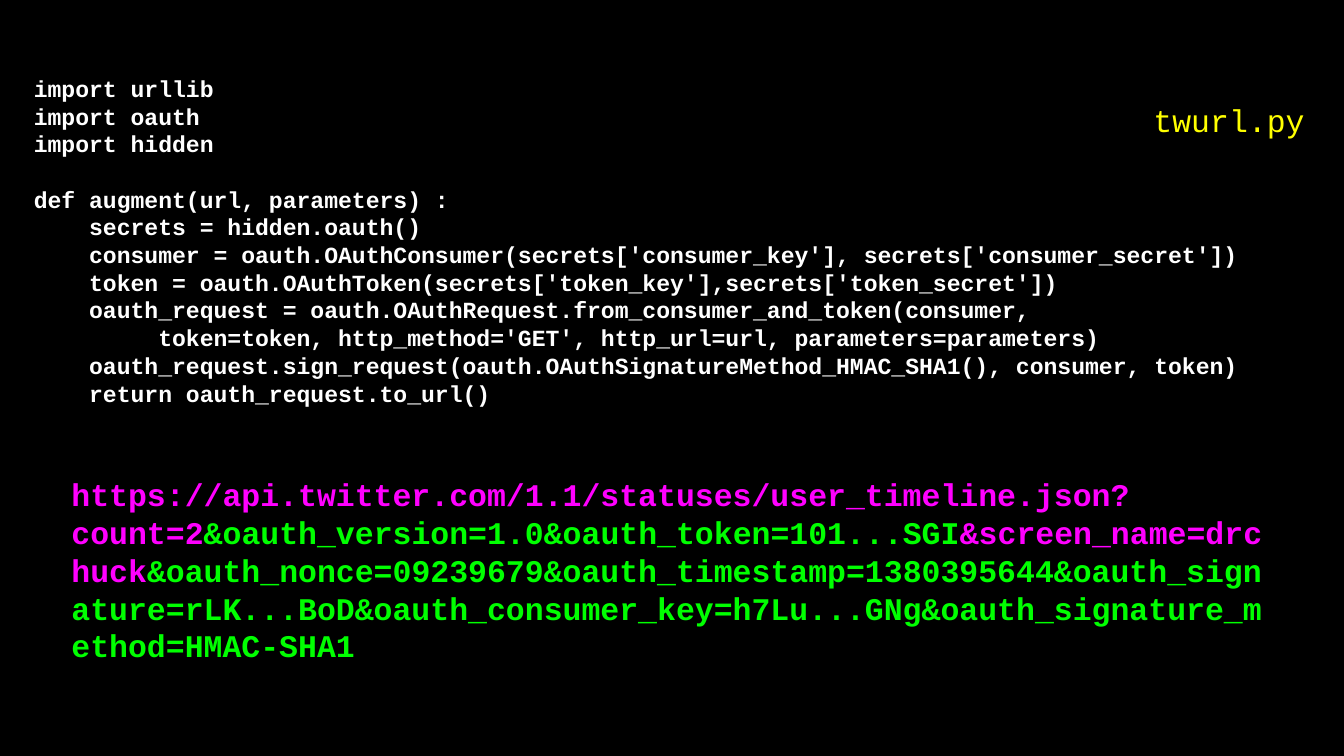
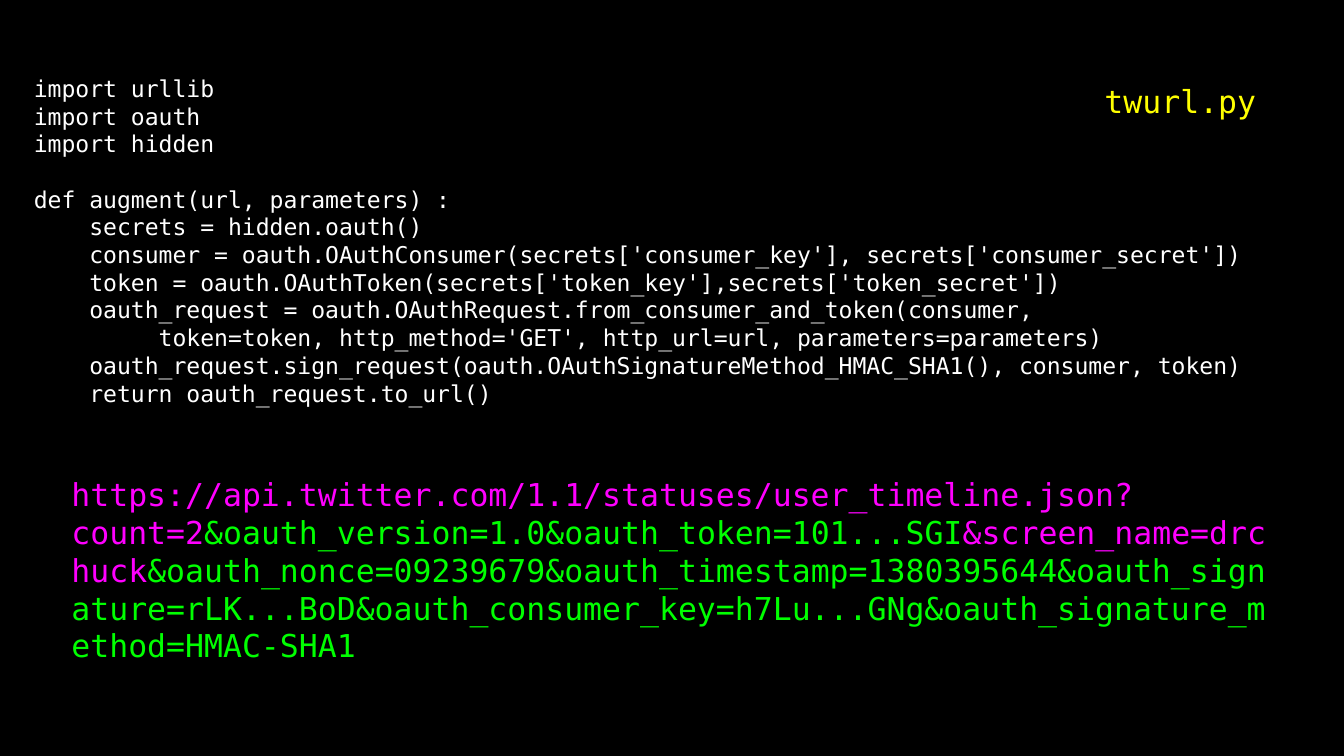
Before and after one commit to csev/py4e, a slide deck: slide 53 of lectures3/Pythonlearn-13-WebServices.pptx. Drawn at 1344x756 pixels with LibreOffice and Linux fonts; fonts in the diff are those of the drawing. Boxes give left, top, right and bottom in pixels: in the first picture for what was removed or moved away, otherwise in the second. Text is boxed around its words. In the diff, an @@ line names an element or a change of style, - is before the commit and + after.

```diff
--- a/lectures3/Pythonlearn-13-WebServices.pptx
+++ b/lectures3/Pythonlearn-13-WebServices.pptx
@@ text "import urllib" at (x1=34, y1=79, x2=1241, y2=408): font Courier New to DejaVu Sans Mono, bold off @@
@@ text "twurl.py" moved from (x1=1153, y1=109, x2=1304, y2=139) to (x1=1104, y1=89, x2=1256, y2=120) @@
@@ text "twurl.py" at (x1=1104, y1=89, x2=1256, y2=120): font Courier New to DejaVu Sans Mono @@
@@ text "https://api.twitter.com/1.1/statuses/user_timeline.json?coun ..." at (x1=71, y1=482, x2=1266, y2=658): font Courier New to DejaVu Sans Mono, bold off @@
```
Also in this commit, not shown: 26 other slides changed, 1 slide added, 1 slide removed.
